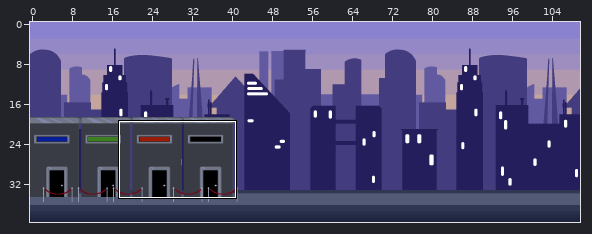
One commit to this Tiled map: Tutorial.tmx. The picture above shows the old version from afar; the outline marks the close-up.
Close-up. First the earlier version:
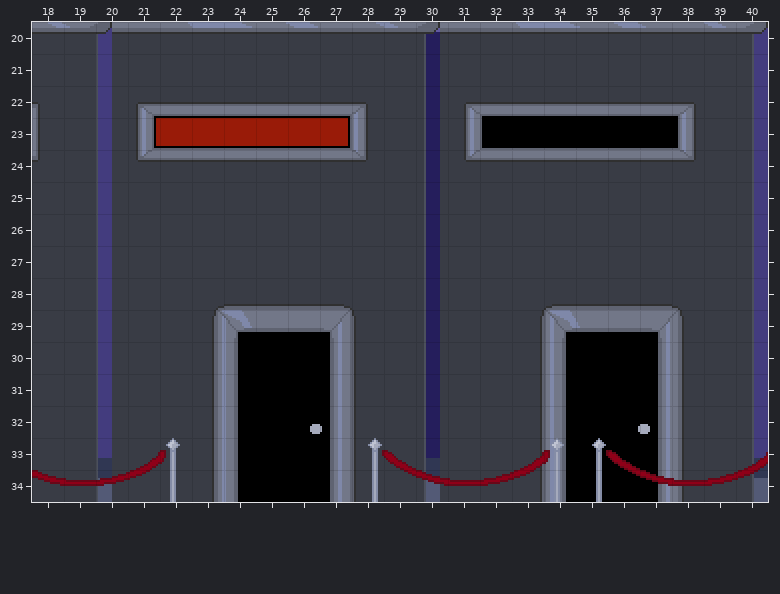
Cells are 16x16 px. Shown: x 18..40, y 20..34.
New version:
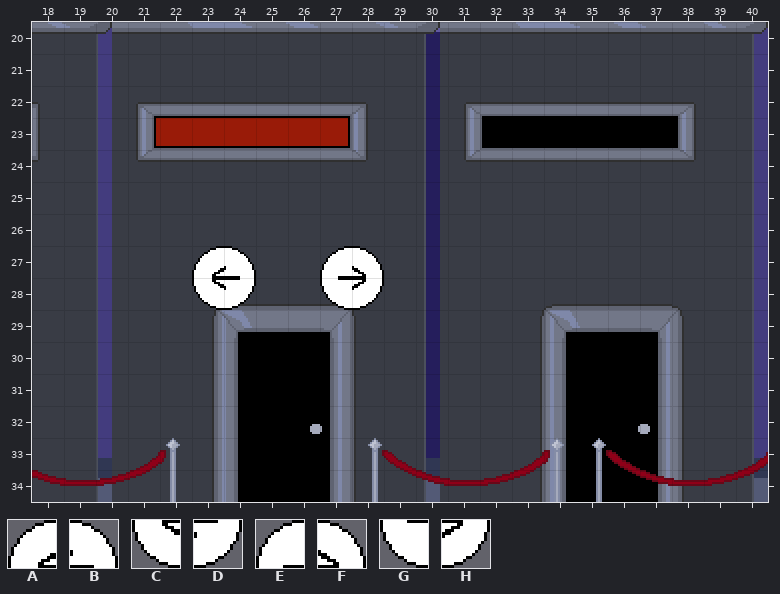
Key: from "LeftButton": A 0, B 1, C 2, D 3; from "RightButton": E 0, F 1, G 2, H 3.
_ is an empty cell.
From old to new:
Changed rows in their new state; . is an unchanged cell.
Layer "Second":
first column x 23:
27 AB..EF
28 CD..GH
Where, in picture pixels (left, top, right, bottom), the same in both close-ups:
added: (192, 246, 256, 310)
added: (320, 246, 384, 310)
